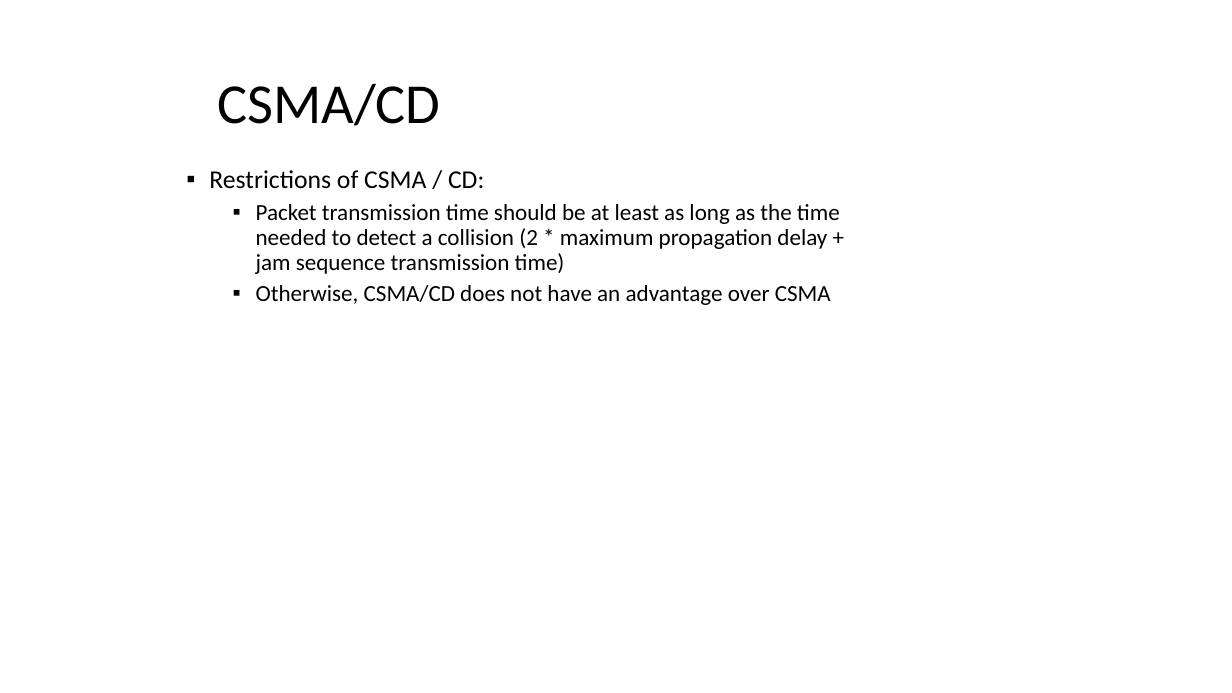
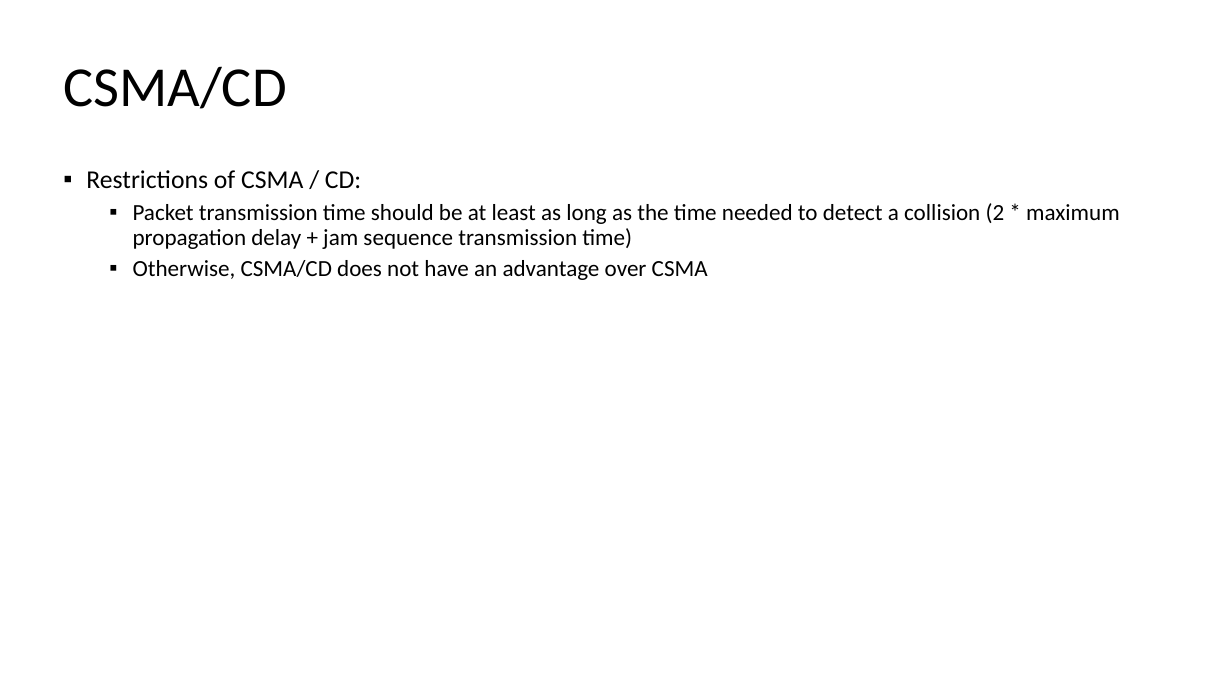
Before and after one commit to amelcharolinesgn2/DataNetCommunication, a slide deck: slide 31 of 6_8Network Communication_Multiple Access Control (MAC) Protocols.pptx. Drawn at 1232x693 pixels with LibreOffice and Linux fonts; fonts in the diff are those of the drawing. Boxes give left, top, right and bottom in pixels: in the first picture for what was removed or moved away, otherwise in the second. Text is boxed around its words. In the diff, an @@ line names an element or a change of style, - is before the commit and + after.

```diff
--- a/6_8Network Communication_Multiple Access Control (MAC) Protocols.pptx
+++ b/6_8Network Communication_Multiple Access Control (MAC) Protocols.pptx
@@ title "CSMA/CD": place and size @@
-title "CSMA/CD" at (217,83,441,126)
+title "CSMA/CD" at (63,66,287,109)
@@ text "Restrictions of CSMA / CD:" rewrapped from (209,170,840,305) to (86,170,1120,280) @@
```
Also in this commit, not shown: 31 other slides changed, 3 other files.
